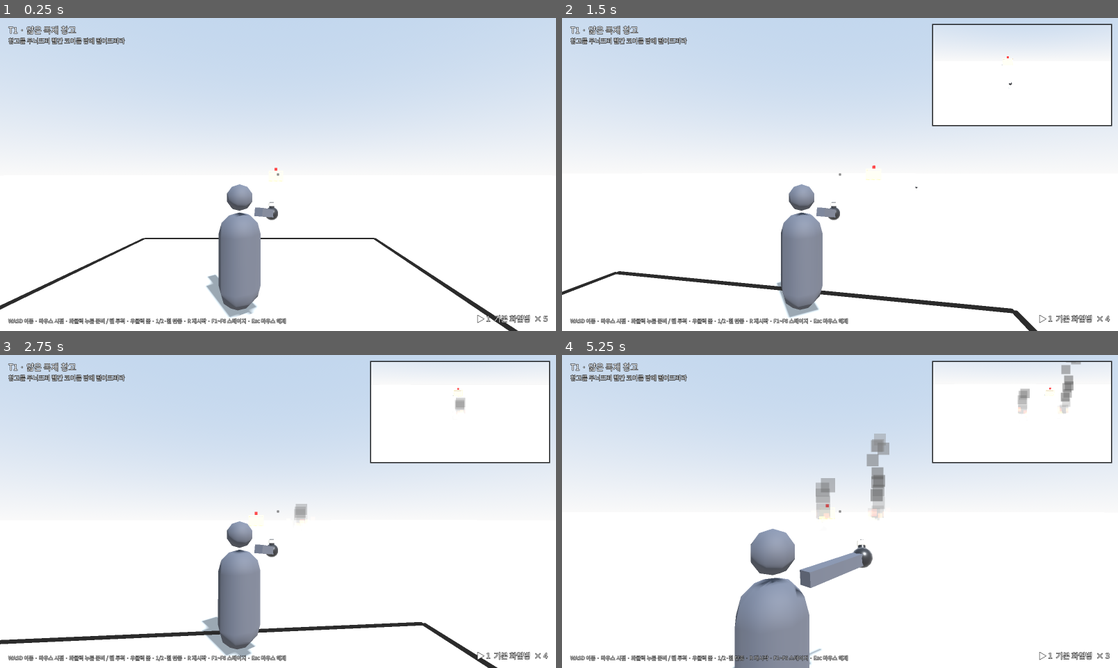
Above: before the commit, frames 1-4 (two rows, left to right).
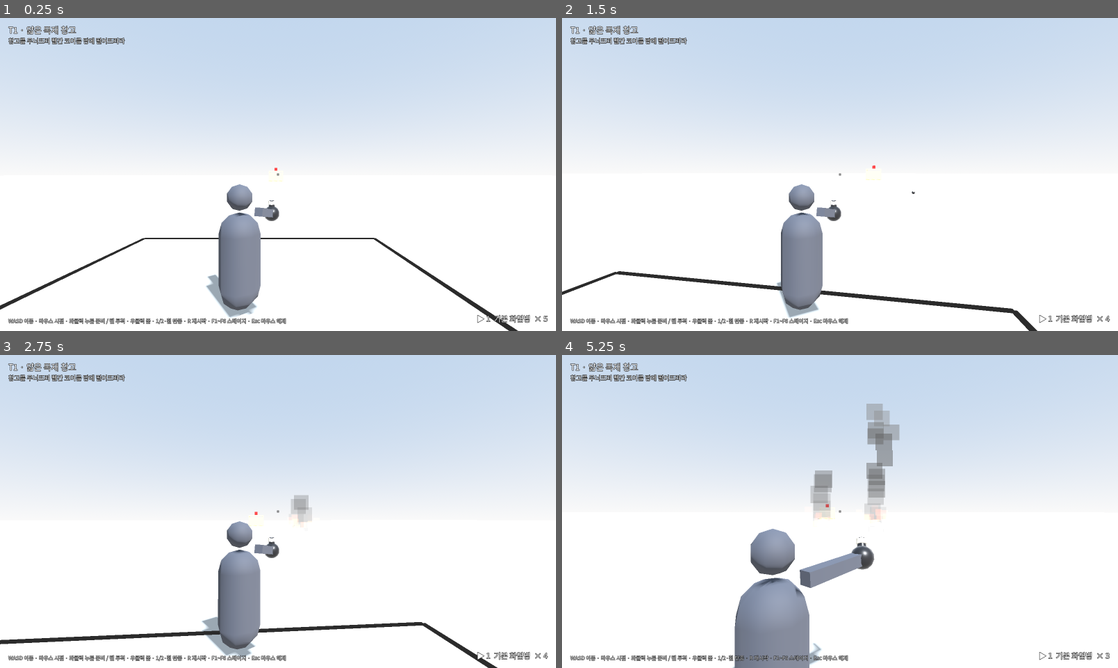
Above: after the commit, the same moments.

Repository: NeverB0re/mad-goblin-firebomb
Game: Godot game, scene res://scenes/main.tscn
The game is run twice, just before and just after one commit, with the same random seed, the same clock (stepped at 60 frames per second) and the same inputs.
Inputs (mouse positions are in pixels of both pictures, inside the frame that each line leads up to):
- Up to frame 1 (0.25 s): no input
- Up to frame 2 (1.5 s): tap Enter (next_stage) at 0.5 s; move the mouse to (867, 174) at 0.52 s; hold 1 (ammo_1) 0.53-1.28 s; hold W (move_forward) from 0.53 s (still down); click (867, 174) at 0.67 s; move the mouse to (812, 174) at 1.27 s; tap 2 (ammo_2) at 1.35 s
- Up to frame 3 (2.75 s): keep holding W (move_forward); move the mouse to (289, 505) at 2.02 s; hold Enter (next_stage) from 2.03 s (still down)
- Up to frame 4 (5.25 s): keep holding W (move_forward); move the mouse to (834, 517) at 2.77 s; release Enter (next_stage) at 2.78 s; right-click (834, 517) at 2.85 s; click (834, 517) at 2.92 s; move the mouse to (878, 514) at 3.52 s; tap Keypad Enter at 3.6 s; move the mouse to (795, 508) at 4.27 s; tap 1 (ammo_1) at 4.35 s; move the mouse to (845, 511) at 5.02 s; hold 2 (ammo_2) from 5.03 s (still down); click (845, 511) at 5.17 s

The runs differ from the first frame. In frame 1, less than 0.1% of the frame differs, in the area x 47-51%, y 58-65%; in frame 2, 8.9%; in frame 3, 11%; in frame 4, 12%, in the area x 44-99%, y 1-99%.

Commit message:
탄종을 더 무겁게: 기본 30m/s, 중량 25m/s
- 대포처럼 곧게 날지 않고 포물선을 그리는 투척감

Co-Authored-By: Claude Opus 5.5 <noreply@anthropic.com>

Diff:
--- a/ammo/basic.tres
+++ b/ammo/basic.tres
@@ -6,10 +6,10 @@
 script = ExtResource("1")
 display_name = "기본 화염병"
 weight = 1.0
-throw_speed = 40.0
+throw_speed = 30.0
 impact_radius = 3.0
 impact_strength = 30.0
 pool_radius = 2.5
 pool_duration = 5.0
 burn_multiplier = 1.0
-model_scale = 1.0
+model_scale = 1.15
--- a/ammo/heavy.tres
+++ b/ammo/heavy.tres
@@ -6,10 +6,10 @@
 script = ExtResource("1")
 display_name = "중량 화염병"
 weight = 1.4
-throw_speed = 34.0
+throw_speed = 25.0
 impact_radius = 4.0
 impact_strength = 60.0
 pool_radius = 3.5
 pool_duration = 5.0
 burn_multiplier = 1.0
-model_scale = 1.25
+model_scale = 1.4
--- a/tests/determinism_test.gd
+++ b/tests/determinism_test.gd
@@ -66,7 +66,7 @@
 		_check(same, "%s %d회 투척 착탄점 동일 %s" % [ammo.display_name, THROWS, first])
 
 	# 평지 45도 사거리가 기획서 수치(공기 저항 없음)와 맞는지 확인
-	for pair in [[basic, 163.3], [heavy, 118.0]]:
+	for pair in [[basic, basic.throw_speed * basic.throw_speed / 9.8], [heavy, heavy.throw_speed * heavy.throw_speed / 9.8]]:
 		var ammo: AmmoType = pair[0]
 		var dir := Vector3(0, 1, -1).normalized()
 		var hit: Vector3 = await _throw(world, Vector3(20, 0.001, 0), dir, ammo)
